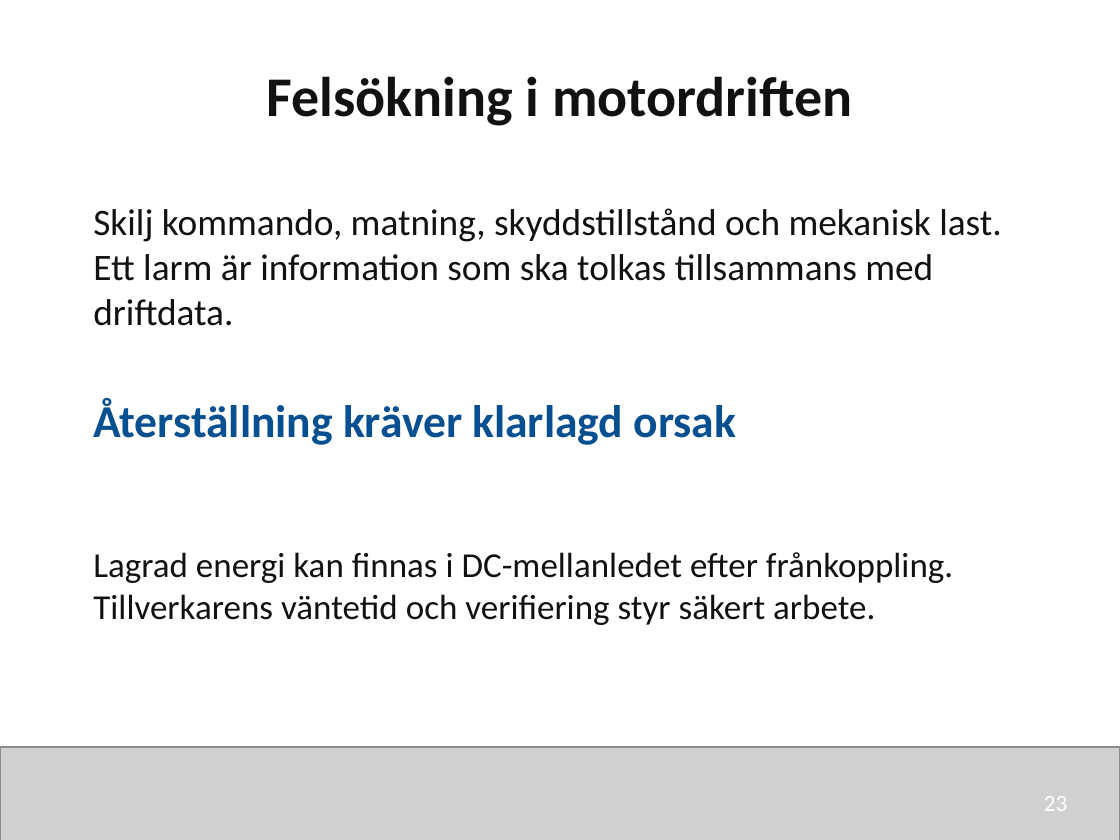
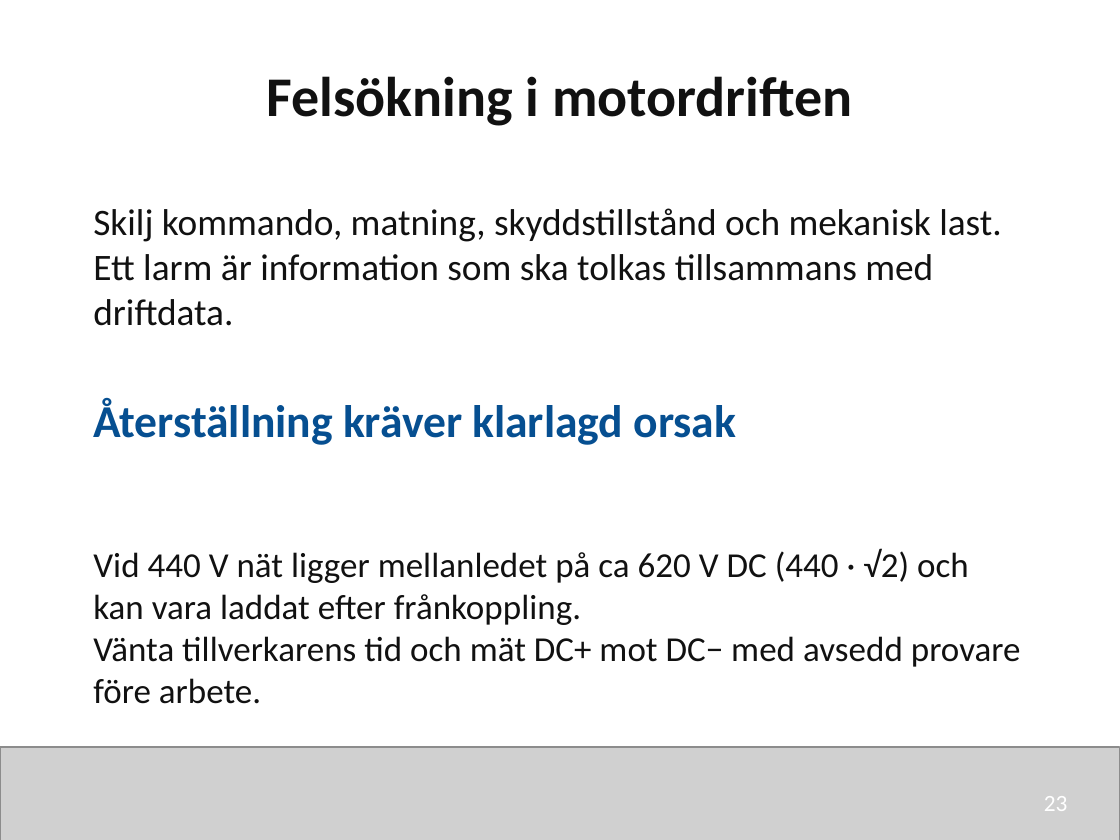
Before and after one commit to nj22az/nj22az.github.io, a slide deck: slide 23 of sjoskolan/vecka-43/aktuell/v43_02_Transformatorer_och_motorer_elev.pptx. Drawn at 1120x840 pixels with LibreOffice and Linux fonts; fonts in the diff are those of the drawing; grey boxes stand for pictures. Boxes give left, top, right and bottom in pixels: in the first picture for what was removed or moved away, otherwise in the second. Text is boxed around its words. In the diff, an @@ line names an element or a change of style, - is before the commit and + after.

```diff
--- a/sjoskolan/vecka-43/aktuell/v43_02_Transformatorer_och_motorer_elev.pptx
+++ b/sjoskolan/vecka-43/aktuell/v43_02_Transformatorer_och_motorer_elev.pptx
@@ text at (93,548,1021,704): text changed @@
-Lagrad energi kan finnas i DC-mellanledet efter frånkoppling.
-Tillverkarens väntetid och verifiering styr säkert arbete.
+Vid 440 V nät ligger mellanledet på ca 620 V DC (440 · √2) och kan vara laddat efter frånkoppling.
+Vänta tillverkarens tid och mät DC+ mot DC− med avsedd provare före arbete.
```
Also in this commit, not shown: 3 other slides changed, 13 other files.
